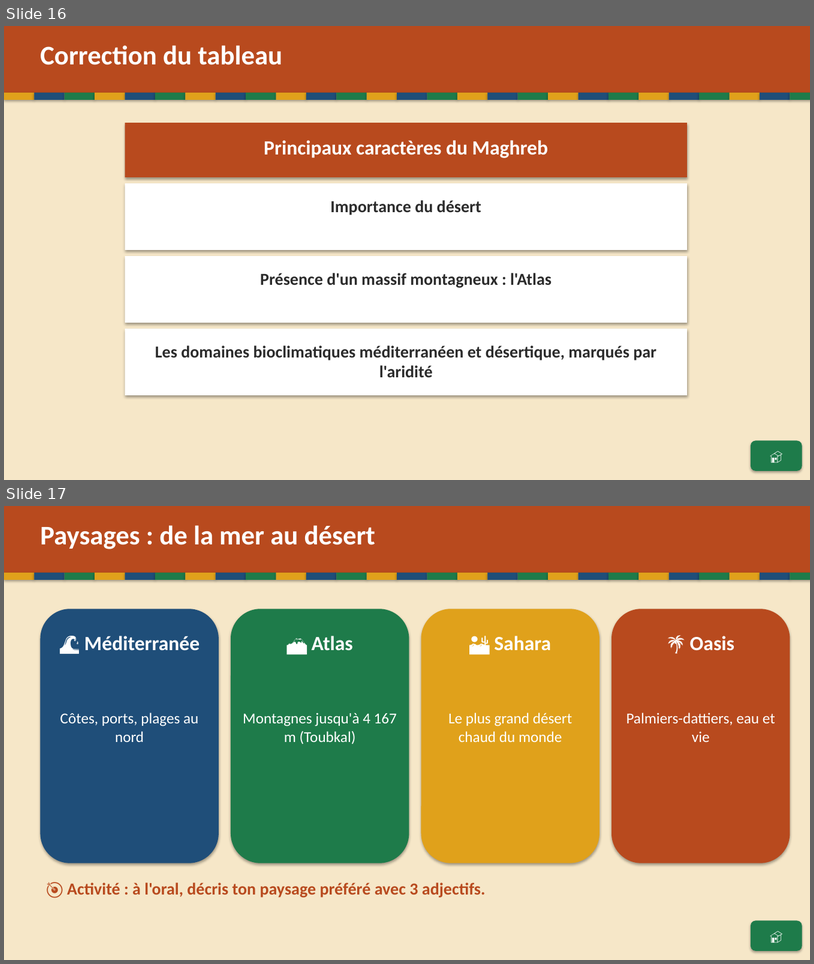
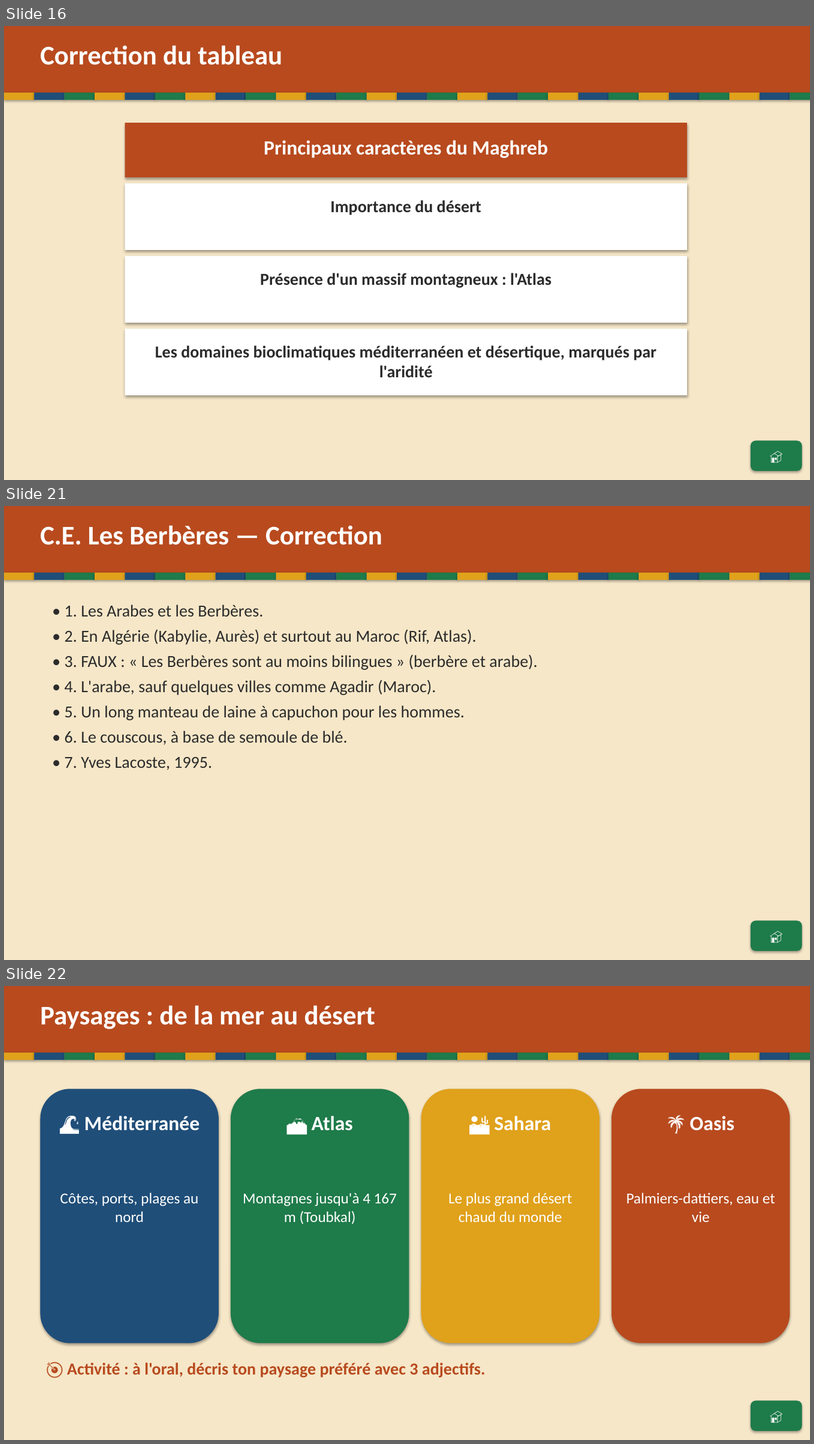
Before and after one commit to Paquereauman/Paquereauman, a slide deck: maghreb/maghreb-interactif.pptx. Shown one above the other, each under a label of ours: slides 16 and 17 before the commit, slides 16, 21 and 22 after it; the slides between them are not shown. The pictures are 814x964 and 814x1444 pixels, drawn with LibreOffice and Linux fonts; fonts in the diff are those of the drawing. Boxes give left, top, right and bottom in pixels: in the first picture for what was removed or moved away, otherwise in the second. Text is boxed around its words. In the diff, an @@ line names an element or a change of style, - is before the commit and + after.

```diff
--- a/maghreb/maghreb-interactif.pptx
+++ b/maghreb/maghreb-interactif.pptx
@@ slide 21 added at <box>4,506,810,960</box>, background #FFFFFF @@
@@ rectangle added at <box>4,506,810,960</box>, fill #F6E7C8 @@
@@ rectangle added at <box>4,506,810,573</box>, fill #B84A1E @@
@@ text added at <box>40,525,383,545</box>, 32 pt, text #FFFFFF, bold @@
+C.E. Les Berbères — Correction
@@ rectangle added at <box>4,573,34,580</box>, fill #E0A11B @@
@@ rectangle added at <box>34,573,65,580</box>, fill #1F4E79 @@
@@ rectangle added at <box>65,573,95,580</box>, fill #1E7B4A @@
@@ rectangle added at <box>95,573,125,580</box>, fill #E0A11B @@
@@ rectangle added at <box>125,573,155,580</box>, fill #1F4E79 @@
@@ rectangle added at <box>155,573,185,580</box>, fill #1E7B4A @@
@@ rectangle added at <box>185,573,216,580</box>, fill #E0A11B @@
@@ rectangle added at <box>216,573,246,580</box>, fill #1F4E79 @@
@@ rectangle added at <box>246,573,276,580</box>, fill #1E7B4A @@
@@ rectangle added at <box>276,573,306,580</box>, fill #E0A11B @@
@@ rectangle added at <box>306,573,337,580</box>, fill #1F4E79 @@
@@ rectangle added at <box>337,573,367,580</box>, fill #1E7B4A @@
@@ rectangle added at <box>367,573,397,580</box>, fill #E0A11B @@
@@ rectangle added at <box>397,573,428,580</box>, fill #1F4E79 @@
@@ rectangle added at <box>428,573,458,580</box>, fill #1E7B4A @@
@@ rectangle added at <box>458,573,488,580</box>, fill #E0A11B @@
@@ rectangle added at <box>488,573,518,580</box>, fill #1F4E79 @@
@@ rectangle added at <box>518,573,548,580</box>, fill #1E7B4A @@
@@ rectangle added at <box>548,573,579,580</box>, fill #E0A11B @@
@@ rectangle added at <box>579,573,609,580</box>, fill #1F4E79 @@
@@ rectangle added at <box>609,573,639,580</box>, fill #1E7B4A @@
@@ rectangle added at <box>639,573,669,580</box>, fill #E0A11B @@
@@ rectangle added at <box>669,573,699,580</box>, fill #1F4E79 @@
@@ rectangle added at <box>699,573,730,580</box>, fill #1E7B4A @@
@@ rectangle added at <box>730,573,760,580</box>, fill #E0A11B @@
@@ rectangle added at <box>760,573,791,580</box>, fill #1F4E79 @@
@@ rectangle added at <box>791,573,810,580</box>, fill #1E7B4A @@
@@ text added at <box>65,604,537,770</box>, 20 pt, text #2B2B2B @@
+• 1. Les Arabes et les Berbères.
+• 2. En Algérie (Kabylie, Aurès) et surtout au Maroc (Rif, Atlas).
+• 3. FAUX : « Les Berbères sont au moins bilingues » (berbère et arabe).
+• 4. L'arabe, sauf quelques villes comme Agadir (Maroc).
+• 5. Un long manteau de laine à capuchon pour les hommes.
+• 6. Le couscous, à base de semoule de blé.
+• 7. Yves Lacoste, 1995.
@@ rounded rectangle added at <box>751,921,803,951</box>, fill #1E7B4A, 16 pt, text #FFFFFF, bold @@
+🏠
@@ what was slide 17 is now slide 22 @@
```
Also in this commit, not shown: 4 other slides added, 1 other file.
